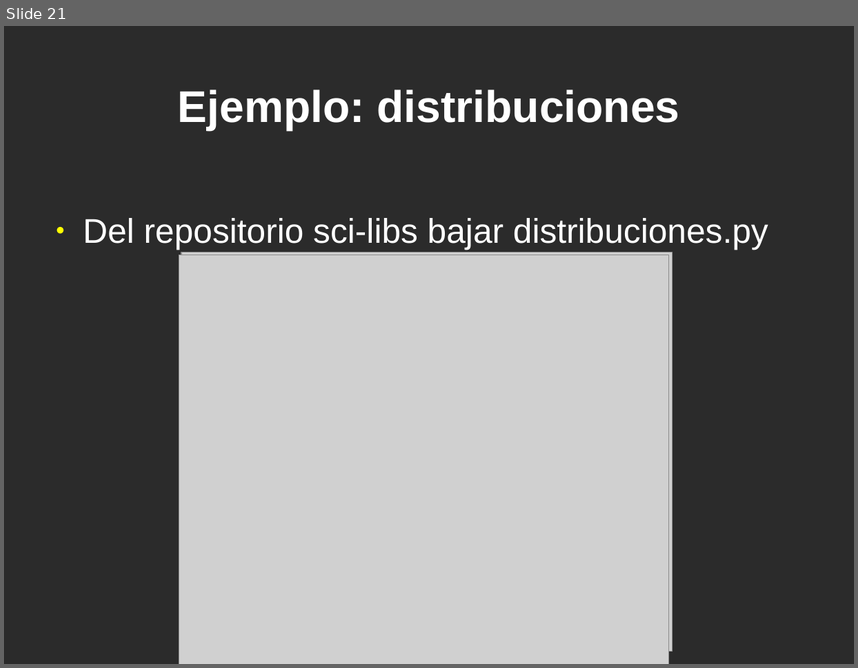
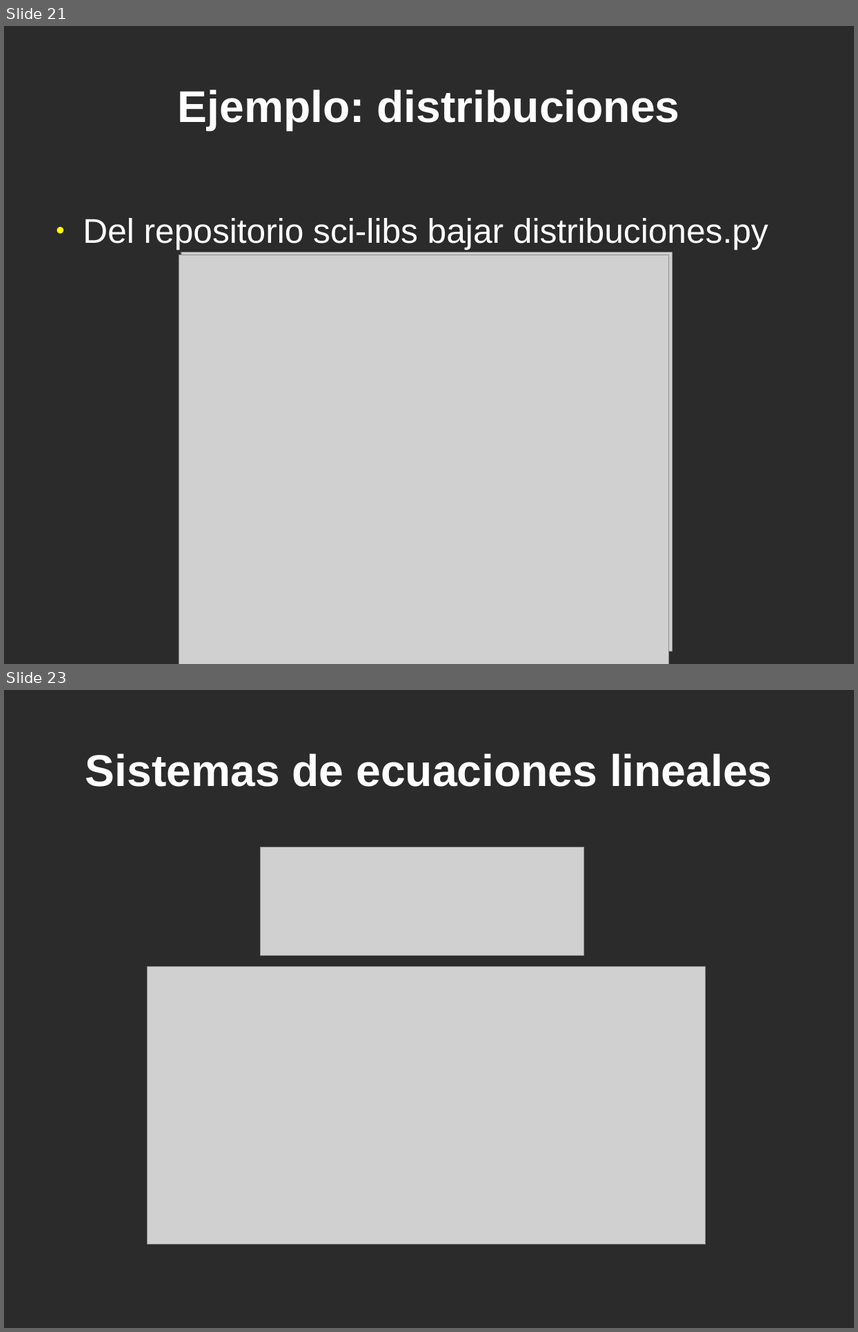
Before and after one commit to jeudy/clases_topicosI2013, a slide deck: 12-Librerias-Scipy.odp. Shown one above the other, each under a label of ours: slide 21 before the commit, slides 21 and 23 after it; the slides between them are not shown. The pictures are 858x668 and 858x1332 pixels, drawn with LibreOffice and Linux fonts; fonts in the diff are those of the drawing; grey boxes stand for pictures; background and template pictures are left out; a plain dark background stands for a picture behind light text. Boxes give left, top, right and bottom in pixels: in the first picture for what was removed or moved away, otherwise in the second. Text is boxed around its words. In the diff, an @@ line names an element or a change of style, - is before the commit and + after.

```diff
--- a/12-Librerias-Scipy.odp
+++ b/12-Librerias-Scipy.odp
@@ slide 23 added at (4,690,854,1328), background picture (left out) @@
@@ title added at (85,753,773,787), 41.4 pt, text #FFFFFF, bold @@
+Sistemas de ecuaciones lineales
@@ picture added at (260,847,584,956) @@
@@ picture added at (148,967,706,1244) @@
```
Also in this commit, not shown: 1 slide changed, 5 other slides added, 1 slide removed, 3 other files.
